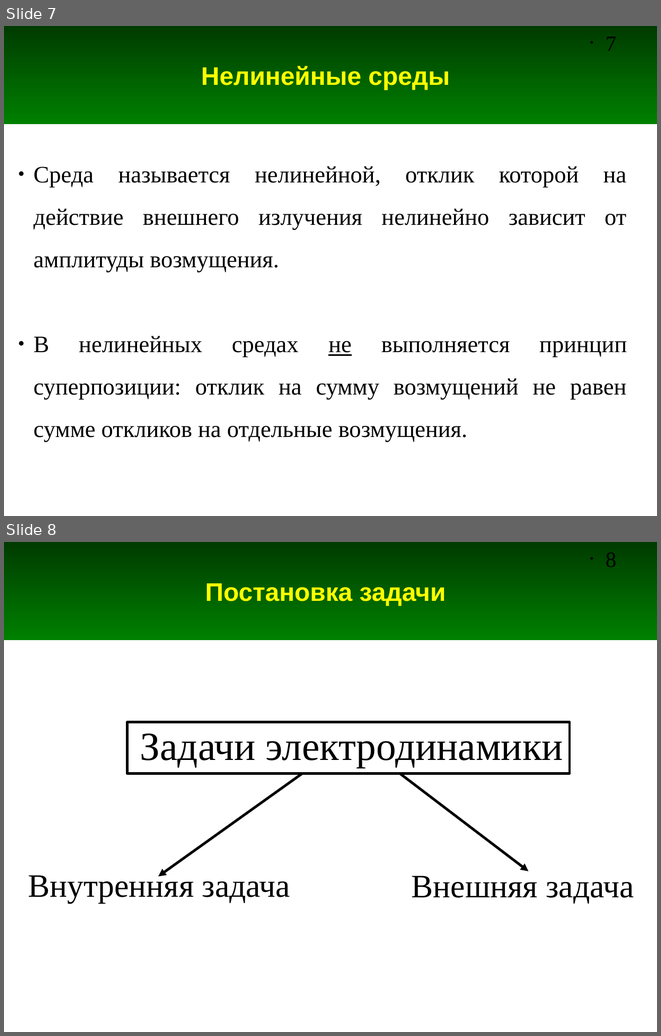
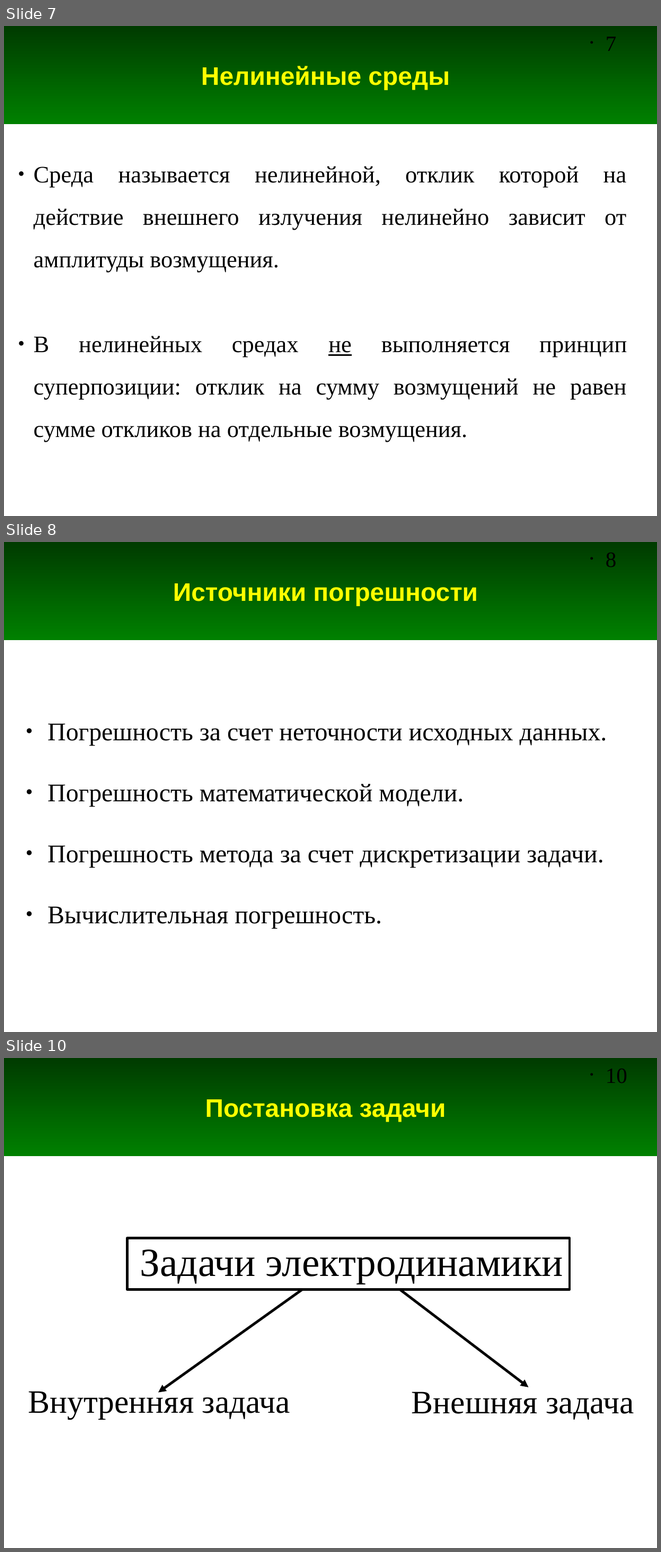
Before and after one commit to andris0147sv/modelling, a slide deck: presentations/1. Problem Statement.odp. Shown one above the other, each under a label of ours: slides 7 and 8 before the commit, slides 7, 8 and 10 after it; the slides between them are not shown. The pictures are 661x1036 and 661x1552 pixels, drawn with LibreOffice and Linux fonts; fonts in the diff are those of the drawing. Boxes give left, top, right and bottom in pixels: in the first picture for what was removed or moved away, otherwise in the second. Text is boxed around its words. In the diff, an @@ line names an element or a change of style, - is before the commit and + after.

```diff
--- a/presentations/1. Problem Statement.odp
+++ b/presentations/1. Problem Statement.odp
@@ slide 8 added at <box>4,542,657,1032</box>, background #FFFFFF; not listed: 2 template elements that a slide beside it also shows @@
@@ title added at <box>173,583,478,606</box>, 28 pt, text #FFFF00, bold @@
+Источники погрешности
@@ text added at <box>47,723,607,928</box>, 28 pt, text #000000 @@
+● Погрешность за счет неточности исходных данных.
+● Погрешность математической модели.
+● Погрешность метода за счет дискретизации задачи.
+● Вычислительная погрешность.
@@ what was slide 8 is now slide 10 @@
@@ page number at <box>606,1069,627,1083</box>: text changed @@
-• 8
+• 10
```
Also in this commit, not shown: 9 slides changed, 2 other slides added, 3 other files.
